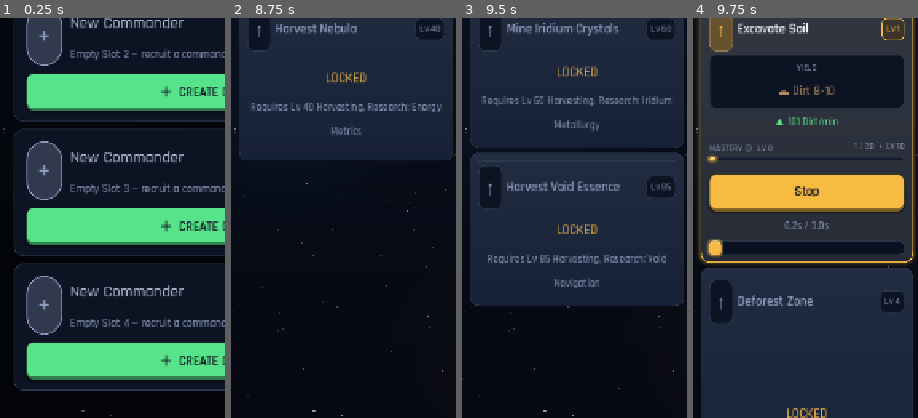
Above: before the commit, frames 1-4 (left to right).
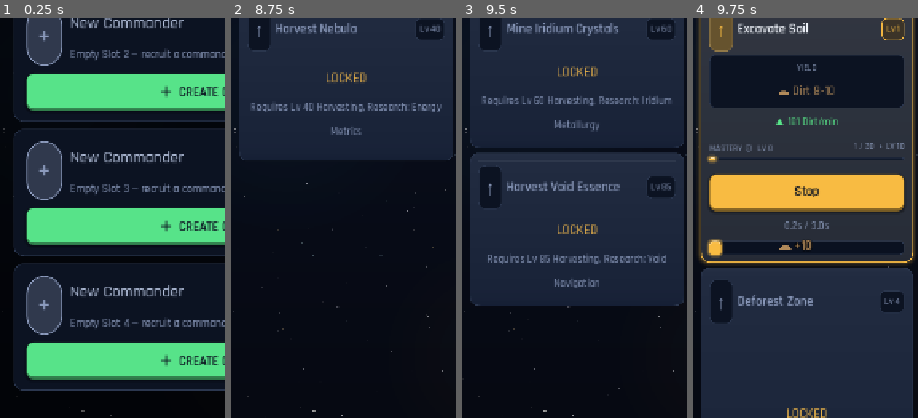
Above: after the commit, the same moments.

Repository: trakyalilter/TestMobileGame
Game: Godot game, scene res://scenes/main.tscn
The game is run twice, just before and just after one commit, with the same random seed, the same clock (stepped at 60 frames per second) and the same inputs.
Inputs (mouse positions are % of the whole screen's width and height, from its top left):
- Up to frame 1 (0.25 s): no input
- Up to frame 2 (8.75 s): click "☰" at 0.5 s; click "＋ CREATE COMMANDER" at 1.25 s; click "Begin" at 2 s; click (50, 50) at 2.75 s; click "☰" at 3.5 s; click "✕" at 4.25 s; click "☰" at 5 s; click (37, 11) at 5.77 s; click "Start" at 6.5 s; click "Terrestrial" at 7.25 s; click "Orbital" at 8 s
- Up to frame 3 (9.5 s): click "Void" at 8.75 s
- Up to frame 4 (9.75 s): click "Terrestrial" at 9.5 s
The pictures show only the part of the screen within x 0-50%, y 50-100%; the shares and areas given below are measured in that part.

Frames 1-3 are identical in both runs. In frame 4, 0.2% of the frame differs, in the area x 38-53%, y 55-58%.

Commit message:
UI pass 6/13: floating +N gains on every idle cycle
The 90%-case feedback gap: routine gather/craft progress now POPS.
- _fx_layer: persistent full-rect, input-transparent overlay (z=95),
  built once in _build — all spawned juice parents here, so effects can
  never trigger a page rebuild or fight the idle-loop guard.
- _float_gain(anchor, tex, text, color): generalizes the combat damage
  popup — bold outlined "+N" with an optional 20px tinted material icon,
  scale-pop → drift-up → fade; concurrency capped at 10.
- _on_cycle_completed: each finished loop pops its top-3 gains off the
  active card's progress bar (captured handle — the exact pattern
  _process already uses), or off the always-visible active banner when
  browsing another page. Credits show as gold ₡. Handler never calls
  _refresh_* by design.

Co-Authored-By: Claude Fable 5 <noreply@anthropic.com>
Claude-Session: https://claude.ai/code/session_01GUAm67mj5mAEoyJTAWupry

Diff:
--- a/scripts/ui/main.gd
+++ b/scripts/ui/main.gd
@@ -90,6 +90,8 @@
 var _drift: Control
 var _drift_y := 0.0
 var _hit_flash: ColorRect
+var _fx_layer: Control = null   # persistent overlay for spawned juice (never rebuilt)
+var _gain_fx_live := 0          # concurrent floating-gain cap (fast loops can't flood)
 var _coach_banner: PanelContainer
 var _coach_obj: Label
 var _coach_hint: Label
@@ -226,6 +228,7 @@
 	GameState.standing_orders_changed.connect(_on_orders_changed)
 	GameState.missions_changed.connect(_on_missions_changed)
 	GameState.offline_ready.connect(_on_offline_ready)
+	GameState.cycle_completed.connect(_on_cycle_completed)   # idle juice: floating +N gains
 	GameState.level_up.connect(_on_level_up)
 	GameState.feature_revealed.connect(func(title: String, msg: String) -> void:
 		_celebrate(title, msg, PURP))
@@ -1507,6 +1510,15 @@
 	_hit_flash.mouse_filter = Control.MOUSE_FILTER_IGNORE
 	_hit_flash.z_index = 90
 	add_child(_hit_flash)
+	# FX overlay: every spawned effect (floating gains, fly-to-header bursts)
+	# parents HERE — built once, never rebuilt, input-transparent — so juice can
+	# never trigger a page rebuild or fight the idle-loop no-rebuild guard.
+	_fx_layer = Control.new()
+	_fx_layer.name = "FxLayer"
+	_fx_layer.set_anchors_and_offsets_preset(Control.PRESET_FULL_RECT)
+	_fx_layer.mouse_filter = Control.MOUSE_FILTER_IGNORE
+	_fx_layer.z_index = 95
+	add_child(_fx_layer)
 
 func _build_drawer() -> void:
 	drawer = Control.new()
@@ -2916,6 +2928,76 @@
 	if ev.get("side", "") == "player" and String(ev.get("color", "")) == "ef6a52":
 		_shake()
 		_flash_hit()
+
+# ---- Floating gain popups (idle juice) ----------------------------------
+# Generalized _spawn_popup: "+N ⟨icon⟩" that pops off `anchor`, drifts up and
+# fades on the persistent _fx_layer. Capped concurrency; node-bound tweens.
+func _float_gain(anchor: Control, tex: Texture2D, text: String, color: String) -> void:
+	if _fx_layer == null or anchor == null or not is_instance_valid(anchor) or not anchor.is_visible_in_tree():
+		return
+	if _gain_fx_live >= 10:
+		return
+	_gain_fx_live += 1
+	var hb := HBoxContainer.new()
+	hb.add_theme_constant_override("separation", 3)
+	hb.mouse_filter = Control.MOUSE_FILTER_IGNORE
+	if tex != null:
+		var ic := TextureRect.new()
+		ic.texture = tex
+		ic.custom_minimum_size = Vector2(20, 20)
+		ic.expand_mode = TextureRect.EXPAND_IGNORE_SIZE
+		ic.stretch_mode = TextureRect.STRETCH_KEEP_ASPECT_CENTERED
+		ic.mouse_filter = Control.MOUSE_FILTER_IGNORE
+		hb.add_child(ic)
+	var l := Label.new()
+	l.text = text
+	l.add_theme_font_size_override("font_size", _fs(13))
+	l.add_theme_color_override("font_color", Color.html(color))
+	l.add_theme_color_override("font_outline_color", Color(0, 0, 0, 0.85))
+	l.add_theme_constant_override("outline_size", 6)
+	l.mouse_filter = Control.MOUSE_FILTER_IGNORE
+	_embolden(l)
+	hb.add_child(l)
+	# _fx_layer is full-rect at the window origin, so globals map directly.
+	var gr := anchor.get_global_rect()
+	hb.position = Vector2(gr.position.x + gr.size.x * randf_range(0.25, 0.6), gr.position.y - 6.0)
+	_fx_layer.add_child(hb)
+	hb.pivot_offset = Vector2(20, 10)
+	hb.scale = Vector2(1.3, 1.3)
+	hb.modulate.a = 0.0
+	var tw := hb.create_tween()
+	tw.tween_property(hb, "scale", Vector2(1.0, 1.0), 0.14).set_trans(Tween.TRANS_BACK).set_ease(Tween.EASE_OUT)
+	tw.parallel().tween_property(hb, "modulate:a", 1.0, 0.12)
+	tw.parallel().tween_property(hb, "position:y", hb.position.y - 40.0, 0.9)
+	tw.tween_property(hb, "modulate:a", 0.0, 0.35)
+	tw.tween_callback(func() -> void:
+		_gain_fx_live = maxi(0, _gain_fx_live - 1)
+		hb.queue_free())
+
+# One gather/craft loop finished — pop its top gains off the active card (or the
+# banner when browsing another page). NOTE: never call _refresh_* from here; this
+# handler must not fight the idle-loop no-rebuild guard.
+func _on_cycle_completed(_type: String, _id: String, gains: Dictionary) -> void:
+	var anchor: Control = null
+	if is_instance_valid(_active_bar) and _active_bar.is_visible_in_tree():
+		anchor = _active_bar
+	elif is_instance_valid(active_banner):
+		anchor = active_banner
+	if anchor == null:
+		return
+	# Top 3 gains by amount — enough to feel rich without spam.
+	var syms := gains.keys()
+	syms.sort_custom(func(a, b) -> bool: return int(gains[a]) > int(gains[b]))
+	var shown := 0
+	for sym in syms:
+		if shown >= 3:
+			break
+		var amt := int(gains[sym])
+		if sym == "credits":
+			_float_gain(anchor, null, "+₡%s" % GameData.fmt(amt), GOLD)
+		else:
+			_float_gain(anchor, _mat_icon_tex(String(sym)), "+%s" % GameData.fmt(amt), _hex(GameData.color_for(String(sym))))
+		shown += 1
 
 func _shake() -> void:
 	if safe_margin == null:
